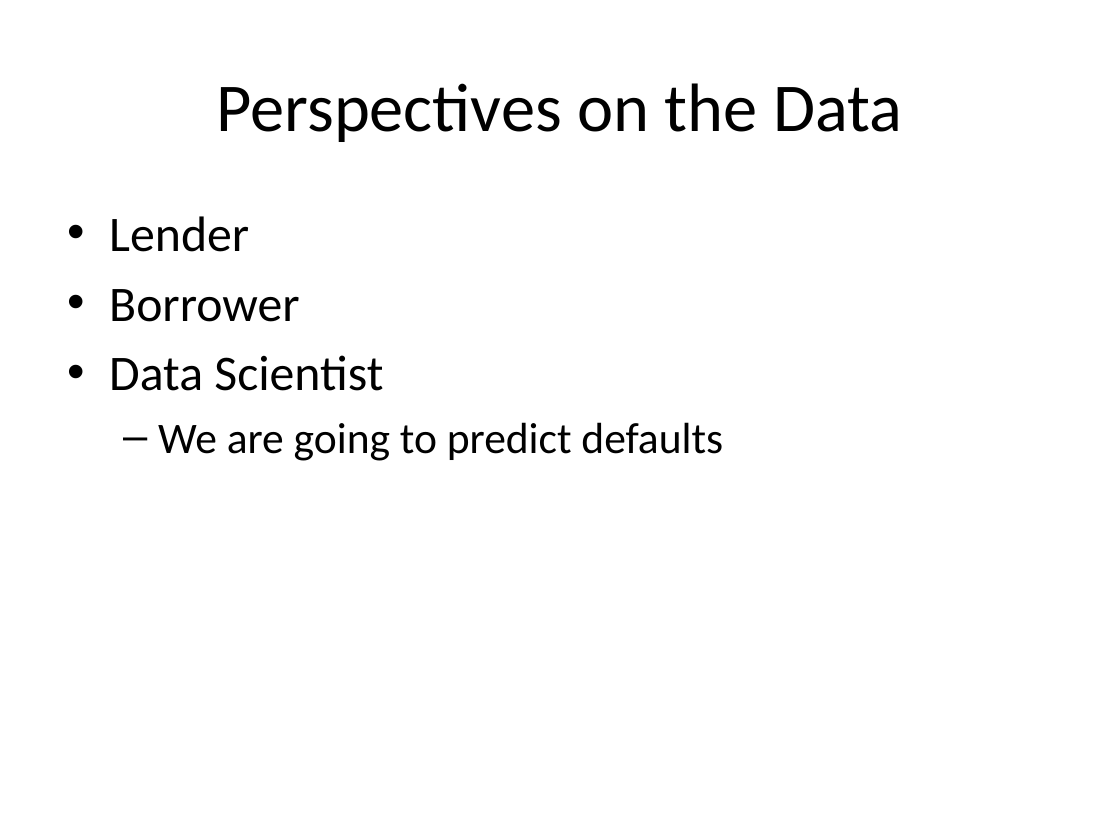
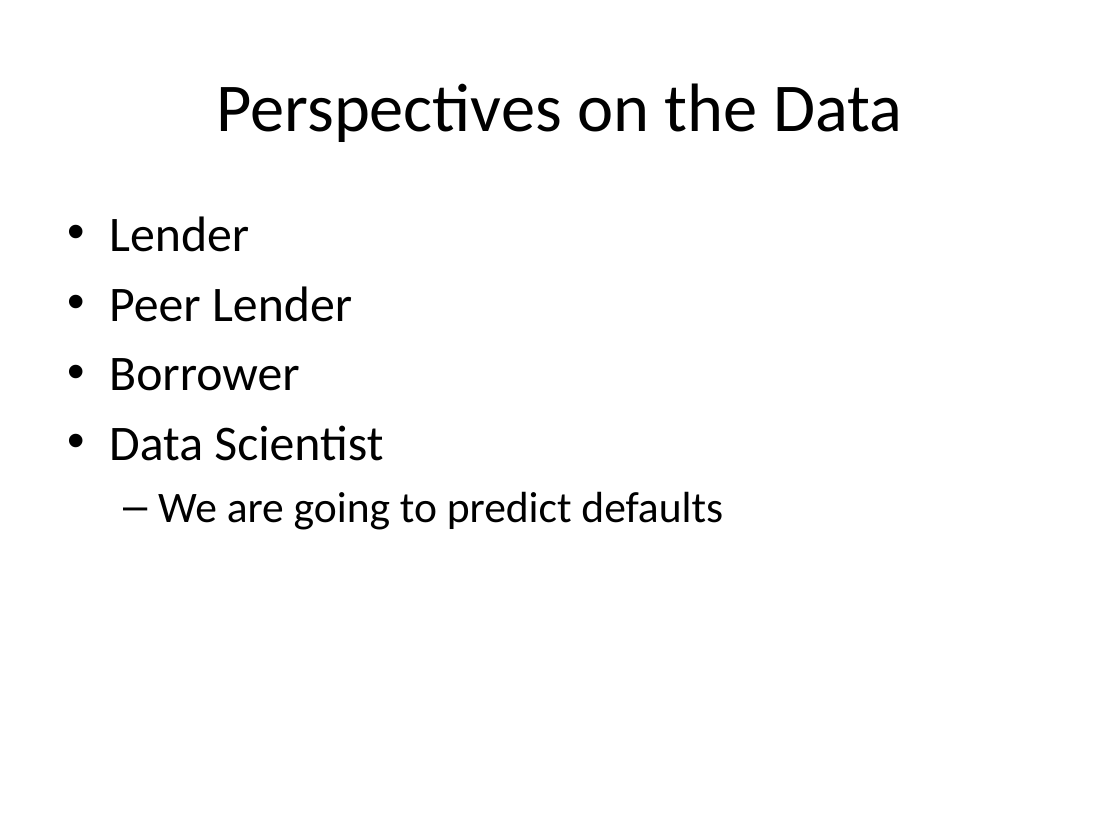
Before and after one commit to douglas-h-wood/LendingClubLoanDataFinal, a slide deck: slide 4 of LendingClubSupvLCapstoneDHW.pptx. Drawn at 1120x840 pixels with LibreOffice and Linux fonts; fonts in the diff are those of the drawing. Boxes give left, top, right and bottom in pixels: in the first picture for what was removed or moved away, otherwise in the second. Text is boxed around its words. In the diff, an @@ line names an element or a change of style, - is before the commit and + after.

```diff
--- a/LendingClubSupvLCapstoneDHW.pptx
+++ b/LendingClubSupvLCapstoneDHW.pptx
@@ text at box(109, 286, 352, 322): paragraph added @@
+• Peer Lender
```
Also in this commit, not shown: 4 other slides changed, 1 other file.
